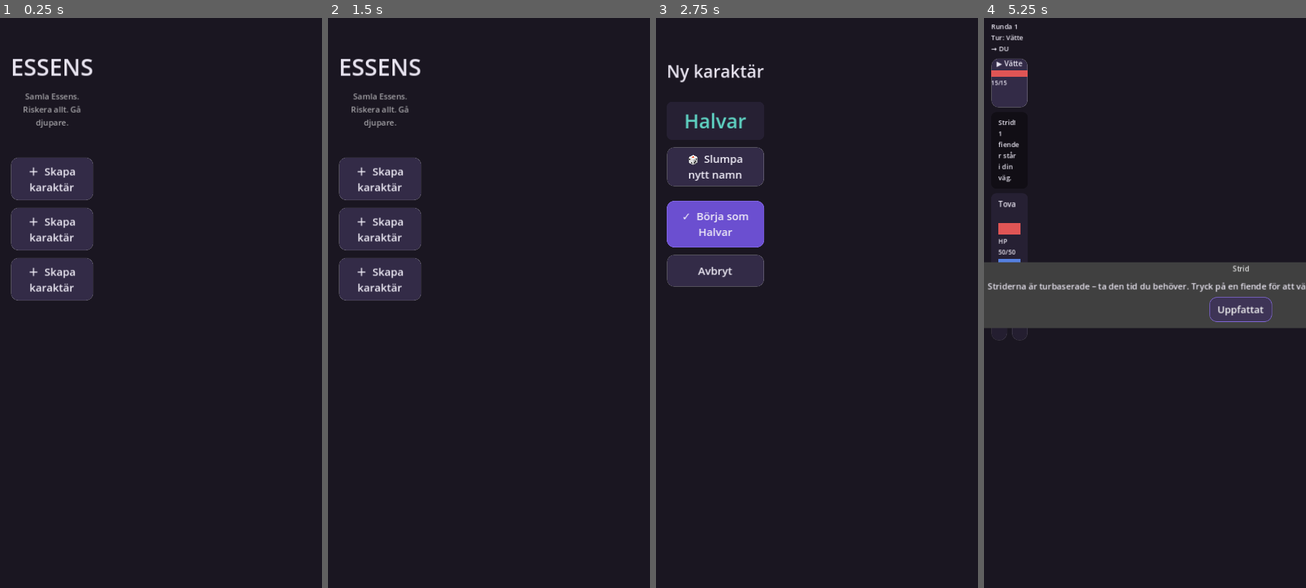
Above: before the commit, frames 1-4 (left to right).
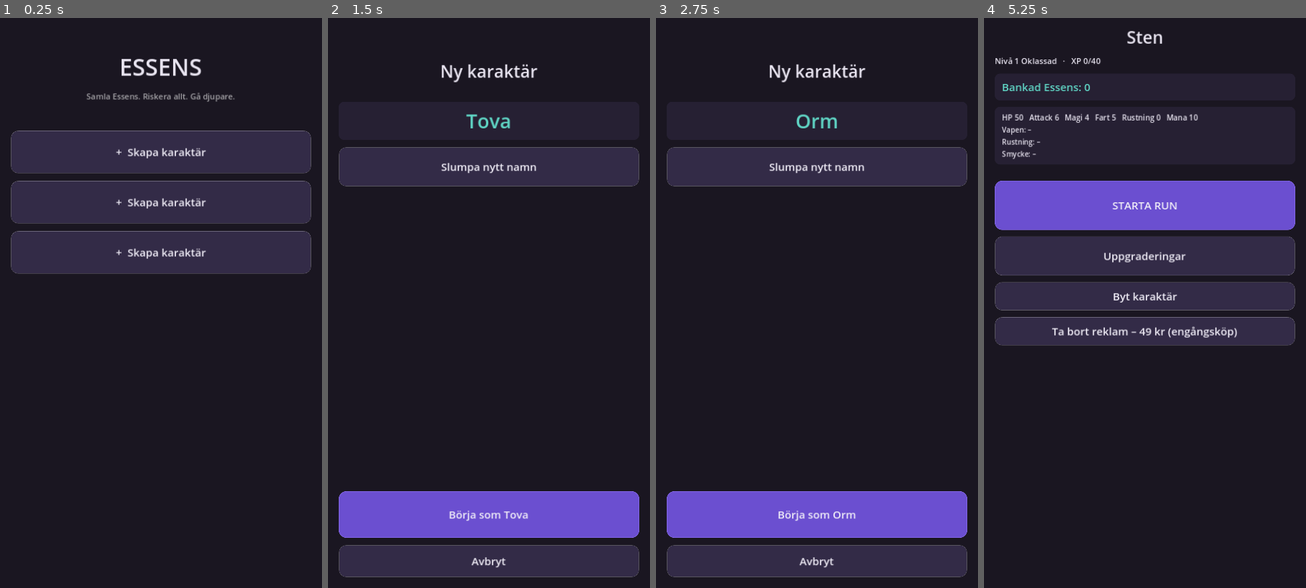
Above: after the commit, the same moments.

Repository: DrDev1337/Dreamapp
Game: Godot game, scene res://scenes/main.tscn
Same seed, same stepped clock (60 frames per second), same inputs: the game is played once before the commit and once after it.
Inputs (mouse positions are in pixels of both pictures, inside the frame that each line leads up to):
- Up to frame 1 (0.25 s): no input
- Up to frame 2 (1.5 s): click (489, 154) at 0.5 s, where only the run after the commit has a clickable "+ Skapa karaktär"; click (489, 166) at 1.25 s, where only the run after the commit has a clickable "Slumpa nytt namn"
- Up to frame 3 (2.75 s): click (707, 177) at 2 s, where only the run before the commit has a clickable "＋ Skapa karaktär"
- Up to frame 4 (5.25 s): click (1041, 166) at 2.75 s, where only the run before the commit has a clickable "🎲 Slumpa nytt namn"; click (1041, 223) at 3.5 s, where only the run before the commit has a clickable "✓ Börja som Tova"; click (1012, 468) at 4.25 s, where only the run before the commit has a clickable "⚔ STARTA RUN"; click (1025, 525) at 5 s, where only the run before the commit has a clickable "⬇ Gå vidare – Djup 1: Strid"

The runs differ from the first frame. In frame 1, 21% of the frame differs, in the area x 3-97%, y 7-50%; in frame 2, 24%, in the area x 3-97%, y 7-99%; in frame 3, 23%; in frame 4, 21%.

Commit message:
Fixa layoutbuggen som klämde UI:t i en smal kolumn + ersätt tofu-ikoner
- set_anchors_preset() krymper noden till minsta storlek i Godot 4;
  set_anchors_and_offsets_preset() är rätt anrop för att fylla
  föräldern. Detta klämde allt innehåll i en smal vänsterkolumn och
  fick knapptexter att svämma över varandra.
- Godots inbyggda typsnitt saknar emoji/symboler i webbexporten, så
  alla ikoner (svärd, pilar, dödskallar m.m.) renderades som rutor.
  Ersatta med text och typsnittssäkra tecken.

Co-Authored-By: Claude Fable 5 <noreply@anthropic.com>
Claude-Session: https://claude.ai/code/session_019aKYy591HB2eGFWw2i1t2D

Diff:
--- a/src/ui/checkpoint_screen.gd
+++ b/src/ui/checkpoint_screen.gd
@@ -13,7 +13,7 @@
 	layout.add_theme_constant_override("separation", 14)
 	add_child(UIKit.vmargin(layout))
 
-	layout.add_child(UIKit.title("⛨ Checkpoint", 36))
+	layout.add_child(UIKit.title("CHECKPOINT", 36))
 	layout.add_child(UIKit.body("Djup %d. Du helas till full styrka." % run.current_depth, 18))
 
 	var essence_panel := UIKit.panel()
@@ -22,7 +22,7 @@
 	essence_panel.add_child(essence_label)
 	if not run.unsecured_items.is_empty():
 		essence_panel.get_child(0).text += (
-			"   •   Osäkrad loot: %d föremål" % run.unsecured_items.size()
+			"   ·   Osäkrad loot: %d föremål" % run.unsecured_items.size()
 		)
 	layout.add_child(essence_panel)
 
@@ -33,7 +33,7 @@
 			UIKit
 			. body(
 				(
-					"⚠ Du har fortfarande en obärgad Essens-hög (%d) på djup %d. Dör du ersätts den och försvinner för alltid!"
+					"OBS! Du har fortfarande en obärgad Essens-hög (%d) på djup %d. Dör du ersätts den och försvinner för alltid!"
 					% [
 						int(character.death_pile.get("essence", 0)),
 						int(character.death_pile.get("depth", 1))
@@ -55,7 +55,7 @@
 	layout.add_child(shop_button)
 
 	var stay_button := UIKit.primary_button(
-		"✓  STANNA – säkra %d Essens och avsluta" % run.carried_essence, 104
+		"STANNA – säkra %d Essens och avsluta" % run.carried_essence, 104
 	)
 	stay_button.pressed.connect(
 		func():
@@ -67,11 +67,11 @@
 	# US-1.3: djupare segment kräver nivå – tydlig indikation.
 	var lock_reason := run.deeper_lock_reason(character)
 	if lock_reason != "":
-		var lock_label := UIKit.body("🔒 " + lock_reason, 17)
+		var lock_label := UIKit.body("Låst: " + lock_reason, 17)
 		lock_label.add_theme_color_override("font_color", UIKit.COLOR_WARN)
 		layout.add_child(lock_label)
 	else:
-		var deeper_button := UIKit.primary_button("⬇  FORTSÄTT DJUPARE – riskera allt", 104)
+		var deeper_button := UIKit.primary_button("FORTSÄTT DJUPARE – riskera allt", 104)
 		deeper_button.pressed.connect(
 			func():
 				Game.save_game()
--- a/src/ui/combat_screen.gd
+++ b/src/ui/combat_screen.gd
@@ -29,7 +29,7 @@
 		elif combat.enemies[int(key)]["hp"] > 0:
 			order_names.append(String(combat.enemies[int(key)]["name"]))
 	layout.add_child(
-		UIKit.body("Runda %d   Tur: %s" % [combat.round_number, " → ".join(order_names)], 15)
+		UIKit.body("Runda %d   Tur: %s" % [combat.round_number, " » ".join(order_names)], 15)
 	)
 
 	# Fiender – tryck för att välja mål.
@@ -97,9 +97,9 @@
 	button.custom_minimum_size = Vector2(0, 110)
 	button.disabled = enemy["hp"] <= 0
 	var box := VBoxContainer.new()
-	box.set_anchors_preset(Control.PRESET_FULL_RECT)
+	box.set_anchors_and_offsets_preset(Control.PRESET_FULL_RECT)
 	box.mouse_filter = Control.MOUSE_FILTER_IGNORE
-	var mark := "▶ " if index == selected_target and enemy["hp"] > 0 else ""
+	var mark := "» " if index == selected_target and enemy["hp"] > 0 else ""
 	var phase_mark := (
 		"  [FAS 2]" if enemy.get("is_boss", false) and int(enemy.get("phase", 1)) == 2 else ""
 	)
@@ -124,17 +124,17 @@
 	for status in unit["statuses"]:
 		match String(status["id"]):
 			"poison":
-				parts.append("🟢gift")
+				parts.append("gift")
 			"stun":
-				parts.append("💫bedövad")
+				parts.append("bedövad")
 			"shield":
-				parts.append("🛡%d" % int(status.get("amount", 0)))
+				parts.append("sköld %d" % int(status.get("amount", 0)))
 			"atk_up":
-				parts.append("⚔+")
+				parts.append("atk+")
 			"slow":
-				parts.append("🐌")
+				parts.append("seg")
 			"evade":
-				parts.append("👻")
+				parts.append("undvik")
 	return " ".join(parts)
 
 
--- a/src/ui/death_screen.gd
+++ b/src/ui/death_screen.gd
@@ -10,7 +10,7 @@
 	add_child(UIKit.vmargin(layout))
 
 	layout.add_child(UIKit.spacer(60))
-	layout.add_child(UIKit.title("☠ DU FÖLL", 44))
+	layout.add_child(UIKit.title("DU FÖLL", 44))
 	layout.add_child(UIKit.body("Djupet krävde sitt.", 18))
 	layout.add_child(UIKit.spacer(20))
 
@@ -30,7 +30,7 @@
 		)
 	)
 	if summary.get("replaced_old_pile", false):
-		var warn := UIKit.body("⚠ Din tidigare obärgade hög gick förlorad för alltid.", 17)
+		var warn := UIKit.body("OBS! Din tidigare obärgade hög gick förlorad för alltid.", 17)
 		warn.add_theme_color_override("font_color", UIKit.COLOR_WARN)
 		box.add_child(warn)
 	box.add_child(UIKit.body("Dina permanenta uppgraderingar och nivåer är kvar.", 16))
--- a/src/ui/hub_screen.gd
+++ b/src/ui/hub_screen.gd
@@ -15,7 +15,7 @@
 	layout.add_child(
 		UIKit.body(
 			(
-				"Nivå %d %s   •   XP %d/%d"
+				"Nivå %d %s   ·   XP %d/%d"
 				% [character.level, class_label, character.xp, character.xp_to_next()]
 			),
 			18
@@ -36,7 +36,7 @@
 			UIKit
 			. body(
 				(
-					"☠ Din tappade Essens (%d) ligger på djup %d.\nNå dit i nästa run för att hämta den – dör du igen försvinner den!"
+					"Din tappade Essens (%d) ligger på djup %d.\nNå dit i nästa run för att hämta den – dör du igen försvinner den!"
 					% [int(pile.get("essence", 0)), int(pile.get("depth", 1))]
 				),
 				17
@@ -80,7 +80,7 @@
 	layout.add_child(stats_panel)
 
 	layout.add_child(UIKit.spacer(8))
-	var start_button := UIKit.primary_button("⚔  STARTA RUN", 110)
+	var start_button := UIKit.primary_button("STARTA RUN", 110)
 	start_button.pressed.connect(main.begin_run)
 	layout.add_child(start_button)
 
--- a/src/ui/levelup_screen.gd
+++ b/src/ui/levelup_screen.gd
@@ -15,7 +15,7 @@
 	layout.add_child(
 		UIKit.body(
 			(
-				"Kämpe %d  •  Magiker %d  •  Skugga %d   (3 i samma riktning ger klass)"
+				"Kämpe %d  ·  Magiker %d  ·  Skugga %d   (3 i samma riktning ger klass)"
 				% [
 					int(character.class_axis_points["fighter"]),
 					int(character.class_axis_points["mage"]),
--- a/src/ui/main.gd
+++ b/src/ui/main.gd
@@ -25,7 +25,7 @@
 	theme = UIKit.build_theme()
 	var background := ColorRect.new()
 	background.color = UIKit.COLOR_BG
-	background.set_anchors_preset(Control.PRESET_FULL_RECT)
+	background.set_anchors_and_offsets_preset(Control.PRESET_FULL_RECT)
 	add_child(background)
 	show_slots()
 
--- a/src/ui/run_screen.gd
+++ b/src/ui/run_screen.gd
@@ -31,23 +31,23 @@
 	)
 	layout.add_child(hp_label)
 
-	# Kartan: en rad per rum (US-7.1). ☠ markerar dödshögen (US-2.4).
+	# Kartan: en rad per rum (US-7.1). Dödshögen markeras på sin rad (US-2.4).
 	var map_panel := UIKit.panel()
 	var map_box := VBoxContainer.new()
 	for room in run.rooms:
 		var depth := int(room["depth"])
 		var marker := (
-			"▶ "
+			"» "
 			if depth == run.current_depth + 1
-			else ("✓ " if depth <= run.current_depth else "   ")
+			else ("· " if depth <= run.current_depth else "   ")
 		)
 		var pile_mark := (
-			"  ☠ din Essens!" if room.get("has_pile", false) and character.has_death_pile() else ""
+			"  (din Essens!)" if room.get("has_pile", false) and character.has_death_pile() else ""
 		)
-		var checkpoint_mark := "  ⛨ checkpoint efter" if room.get("checkpoint_after", false) else ""
+		var checkpoint_mark := "  · checkpoint efter" if room.get("checkpoint_after", false) else ""
 		var lock_mark := ""
 		if character.level < Balance.required_level_for_depth(depth):
-			lock_mark = "  🔒 nivå %d" % Balance.required_level_for_depth(depth)
+			lock_mark = "  låst: nivå %d" % Balance.required_level_for_depth(depth)
 		var row := UIKit.body(
 			(
 				"%sDjup %d – %s%s%s%s"
@@ -72,9 +72,7 @@
 	if int(event.get("recovered_essence", 0)) > 0:
 		var recovered := UIKit.panel(Color("204030"))
 		recovered.add_child(
-			UIKit.body(
-				"☠→✓ Du hämtar din tappade Essens: +%d!" % int(event["recovered_essence"]), 19
-			)
+			UIKit.body("Du hämtar din tappade Essens: +%d!" % int(event["recovered_essence"]), 19)
 		)
 		layout.add_child(recovered)
 	var chest_item: Dictionary = event.get("chest_item", {})
@@ -98,7 +96,7 @@
 		var next_room: Dictionary = run.rooms[run.current_depth]
 		var descend_button := UIKit.primary_button(
 			(
-				"⬇  Gå vidare – Djup %d: %s"
+				"Gå vidare – Djup %d: %s"
 				% [int(next_room["depth"]), RunGenerator.room_label(next_room)]
 			),
 			100
--- a/src/ui/screen_base.gd
+++ b/src/ui/screen_base.gd
@@ -8,7 +8,7 @@
 
 
 func _ready() -> void:
-	set_anchors_preset(Control.PRESET_FULL_RECT)
+	set_anchors_and_offsets_preset(Control.PRESET_FULL_RECT)
 	build()
 
 
--- a/src/ui/slot_screen.gd
+++ b/src/ui/slot_screen.gd
@@ -62,16 +62,16 @@
 	row.add_theme_constant_override("separation", 10)
 	var button: Button
 	if summary.is_empty():
-		button = UIKit.big_button("＋  Skapa karaktär", 96)
+		button = UIKit.big_button("+  Skapa karaktär", 96)
 		button.pressed.connect(func(): _start_creating(slot))
 	else:
 		var class_label: String = LevelUp.AXIS_LABELS.get(summary["class_identity"], "Oklassad")
-		var suffix := "\n⚔ pågående run" if summary["has_active_run"] else ""
+		var suffix := "\n– pågående run" if summary["has_active_run"] else ""
 		button = UIKit.big_button(
 			"%s  –  Nivå %d %s%s" % [summary["name"], summary["level"], class_label, suffix], 96
 		)
 		button.pressed.connect(func(): _select(slot))
-		var delete_button := UIKit.big_button("✕", 96)
+		var delete_button := UIKit.big_button("X", 96)
 		delete_button.custom_minimum_size = Vector2(88, 96)
 		delete_button.pressed.connect(func(): _confirm_delete(slot))
 		button.size_flags_horizontal = Control.SIZE_EXPAND_FILL
@@ -97,7 +97,7 @@
 	name_panel.add_child(name_label)
 	layout.add_child(name_panel)
 
-	var reroll_button := UIKit.big_button("🎲  Slumpa nytt namn", 88)
+	var reroll_button := UIKit.big_button("Slumpa nytt namn", 88)
 	reroll_button.pressed.connect(
 		func():
 			_roll_name()
@@ -109,7 +109,7 @@
 	filler.size_flags_vertical = Control.SIZE_EXPAND_FILL
 	layout.add_child(filler)
 
-	var create_button := UIKit.primary_button("✓  Börja som %s" % suggested_name, 104)
+	var create_button := UIKit.primary_button("Börja som %s" % suggested_name, 104)
 	create_button.pressed.connect(
 		func():
 			Game.create_character(creating_slot, suggested_name)
--- a/src/ui/ui_kit.gd
+++ b/src/ui/ui_kit.gd
@@ -145,7 +145,7 @@
 	container.add_theme_constant_override("margin_right", margin)
 	container.add_theme_constant_override("margin_top", margin)
 	container.add_theme_constant_override("margin_bottom", margin)
-	container.set_anchors_preset(Control.PRESET_FULL_RECT)
+	container.set_anchors_and_offsets_preset(Control.PRESET_FULL_RECT)
 	container.add_child(child)
 	return container
 
--- a/src/ui/victory_screen.gd
+++ b/src/ui/victory_screen.gd
@@ -11,7 +11,7 @@
 	add_child(UIKit.vmargin(layout))
 
 	layout.add_child(UIKit.spacer(60))
-	layout.add_child(UIKit.title("✓ RUN AVSLUTAD", 40))
+	layout.add_child(UIKit.title("RUN AVSLUTAD", 40))
 	layout.add_child(UIKit.spacer(20))
 
 	var panel := UIKit.panel(Color("204030"))
@@ -23,7 +23,7 @@
 	box.add_child(UIKit.body("Bankad Essens totalt: %d" % character.banked_essence, 18))
 	box.add_child(
 		UIKit.body(
-			"Nivå %d   •   Runs avklarade: %d" % [character.level, character.runs_completed], 16
+			"Nivå %d   ·   Runs avklarade: %d" % [character.level, character.runs_completed], 16
 		)
 	)
 	if character.bosses_defeated > 0:
